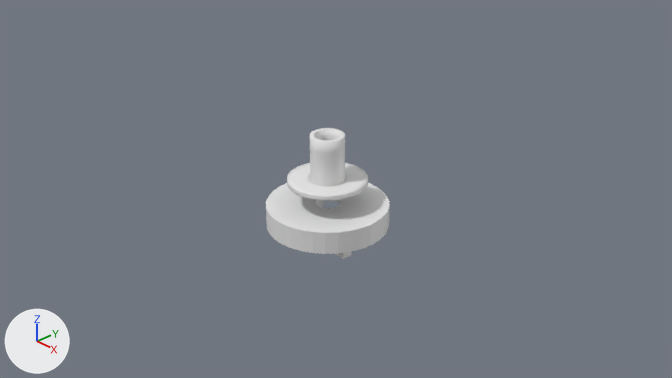
Before and after pictures for a commit that changed the Blender file intermediate_conditioner_water.blend.
Both versions are drawn from the file's camera 'Camera'. Lighting does not change. The marker at lower left points along +X, +Y and +Z.
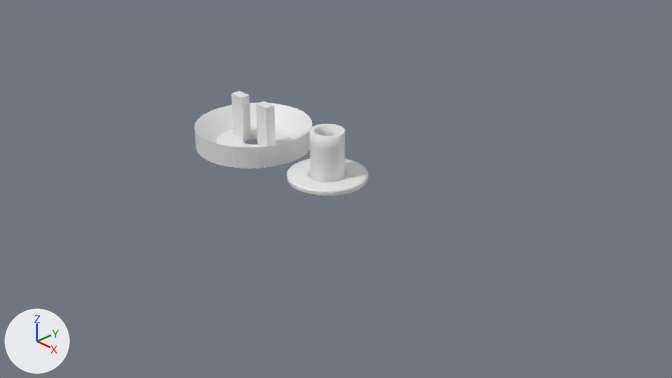
Boxes [x1, y1, x2, y2] around the edits, measured in the pictures (672 x 378 px):
```json
{"object": "Circle.001", "change": "moved, turned", "before": [266, 183, 390, 259], "after": [194, 91, 312, 168]}
{"object": "Circle", "change": "moved", "before": [287, 128, 368, 200], "after": [287, 124, 368, 196]}
```

Edits to the scene script, one JSON object a line:
```json
{"block": "me_circle", "where": "me_circle.from_pydata(...)  # 256 vertices, 288 faces; spans x -0.0175..0.0175, y -0.0175..0.0175, z -0.022..0.0"}
{"block": "me_circle", "where": "# used by ob_circle; location = (0.0, 0.0, 0.02)"}
{"block": "me_circle", "change": "me_circle part 1: the whole mesh is moved by (0.0, 0.0, 0.022)"}
{"block": "me_circle_002", "where": "me_circle_002.from_pydata(...)  # 231 vertices, 220 faces, 2 loose edges; spans x -0.027..0.0, y -0.027..0.027, z -0.034..-0.012"}
{"block": "me_circle_002", "where": "# used by ob_circle_001; location = (0.0, 0.0, 0.0)"}
{"block": "me_circle_002", "change": "me_circle_002 part 2: the whole mesh is moved by (0.0, 0.0, 0.012)"}
{"op": "set", "path": "ob_circle.location", "old": "(0.0, 0.0, 0.02)", "new": "(0.0, 0.0, 0.0)"}
{"op": "set", "path": "ob_circle_001.location", "old": "(0.0, 0.0, 0.0)", "new": "(-0.05, 0.0, 0.0)"}
{"op": "set", "path": "ob_circle_001.rotation_euler", "old": "(0.0, 0.0, 0.0)", "new": "(3.142, 0.0, 0.0)", "note": "degrees (0, 0, 0) -> degrees (180, 0, 0)"}
```
